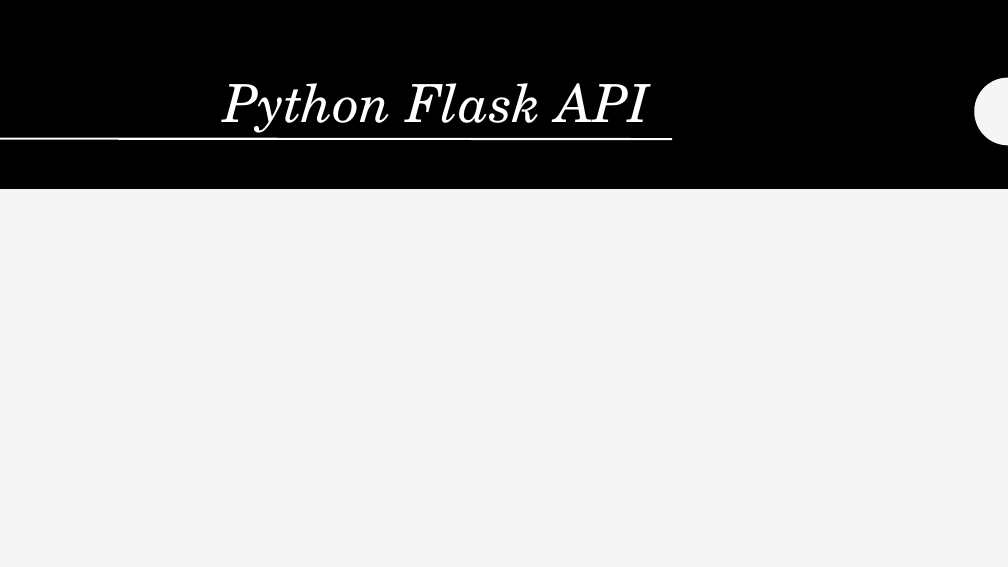
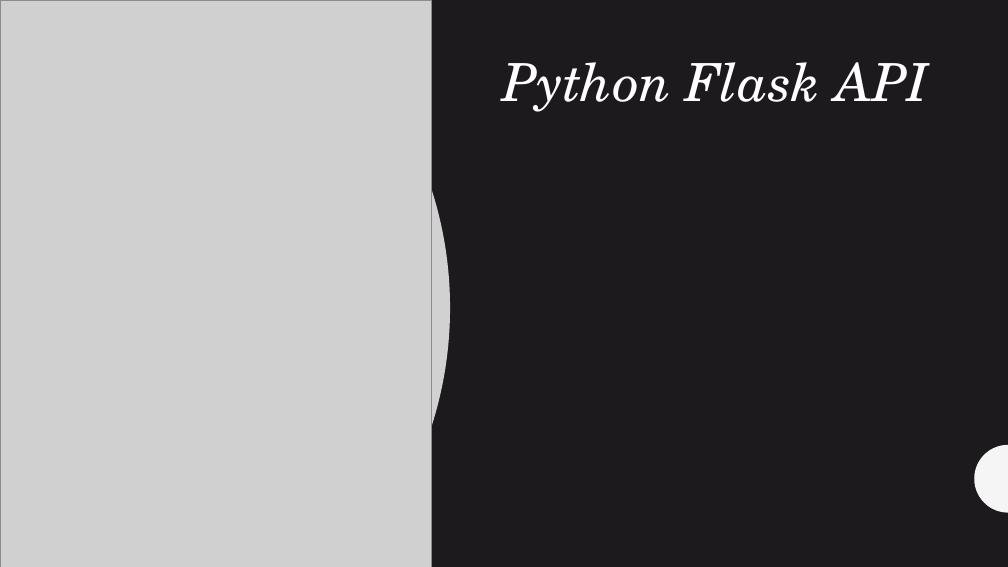
Before and after one commit to arc71080/group_project_3, a slide deck: slide 6 of Powerpoint.pptx. Drawn at 1008x567 pixels with LibreOffice and Linux fonts; fonts in the diff are those of the drawing; grey boxes stand for pictures. Boxes give left, top, right and bottom in pixels: in the first picture for what was removed or moved away, otherwise in the second. Text is boxed around its words. In the diff, an @@ line names an element or a change of style, - is before the commit and + after.

```diff
--- a/Powerpoint.pptx
+++ b/Powerpoint.pptx
@@ background #F5F5F5 to #1D1A1D @@
@@ rectangle at (x1=0, y1=0, x2=1008, y2=567): fill #F5F5F5 to #1D1A1D @@
@@ rectangle removed at (x1=0, y1=0, x2=1008, y2=189) @@
@@ freeform shape added at (x1=0, y1=0, x2=450, y2=567), fill #FFFFFF at 80% opacity @@
@@ picture added at (x1=0, y1=0, x2=431, y2=567) @@
@@ title "Python Flask API" moved from (x1=223, y1=83, x2=649, y2=133) to (x1=502, y1=62, x2=929, y2=112) @@
@@ title "Python Flask API" at (x1=502, y1=62, x2=929, y2=112): alignment right to left; vertical alignment bottom to top @@
@@ line removed from (0, 138) to (672, 139) @@
@@ freeform shape at (x1=975, y1=445, x2=1008, y2=513): fill #262626 to #FFFFFF @@
@@ freeform shape moved from (x1=975, y1=78, x2=1008, y2=146) to (x1=975, y1=445, x2=1008, y2=513) @@
@@ line (0, 513) - (372, 513): stroke #262626 2 pt to #FFFFFF 2 pt @@
```
Also in this commit, not shown: 6 other slides changed, 1 other file.
